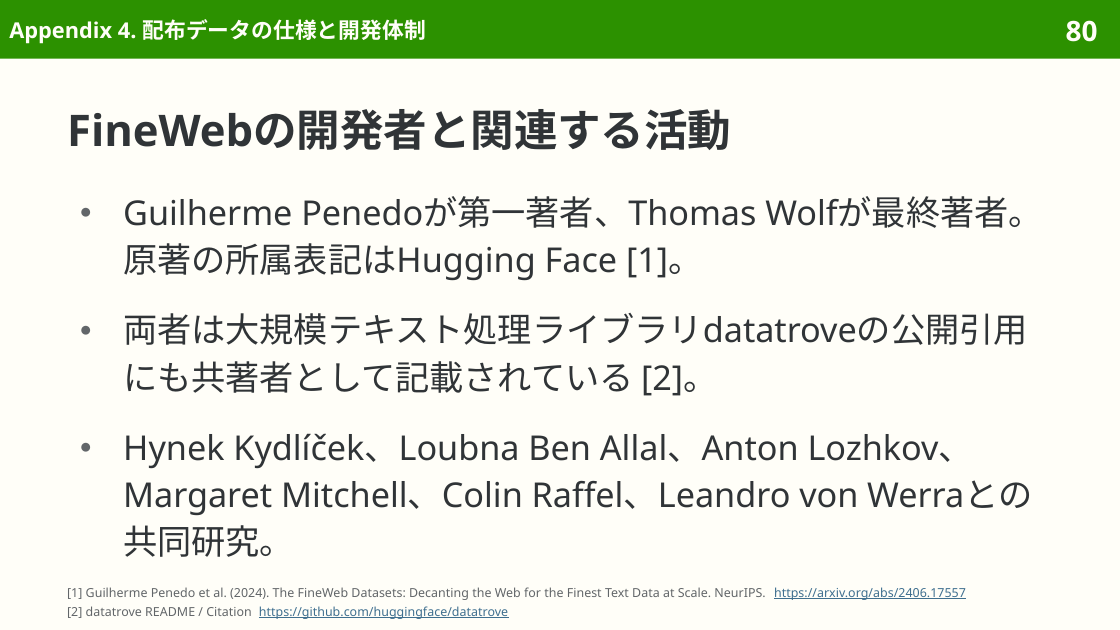
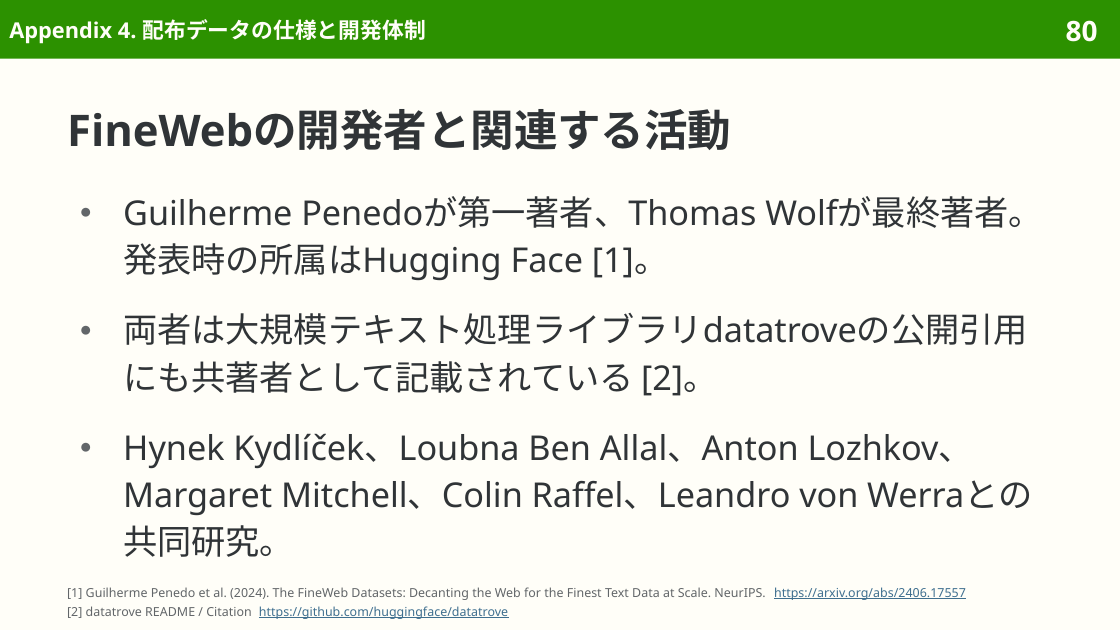
Before and after one commit to sasakiy84/datasets-in-10-minutes, a slide deck: slide 80 of slides/datasets-in-10-minutes-fineweb.pptx. Drawn at 1120x630 pixels with LibreOffice and Linux fonts; fonts in the diff are those of the drawing. Boxes give left, top, right and bottom in pixels: in the first picture for what was removed or moved away, otherwise in the second. Text is boxed around its words. In the diff, an @@ line names an element or a change of style, - is before the commit and + after.

Commit message:
slides(fineweb): refine Japanese wording and pair translations

```diff
--- a/slides/datasets-in-10-minutes-fineweb.pptx
+++ b/slides/datasets-in-10-minutes-fineweb.pptx
@@ text at box(123, 196, 1042, 280): text changed @@
-● Guilherme Penedoが第一著者、Thomas Wolfが最終著者。原著の所属表記はHugging Face [1]。
+● Guilherme Penedoが第一著者、Thomas Wolfが最終著者。発表時の所属はHugging Face [1]。
```
Also in this commit, not shown: 22 other slides changed, 3 other files.
